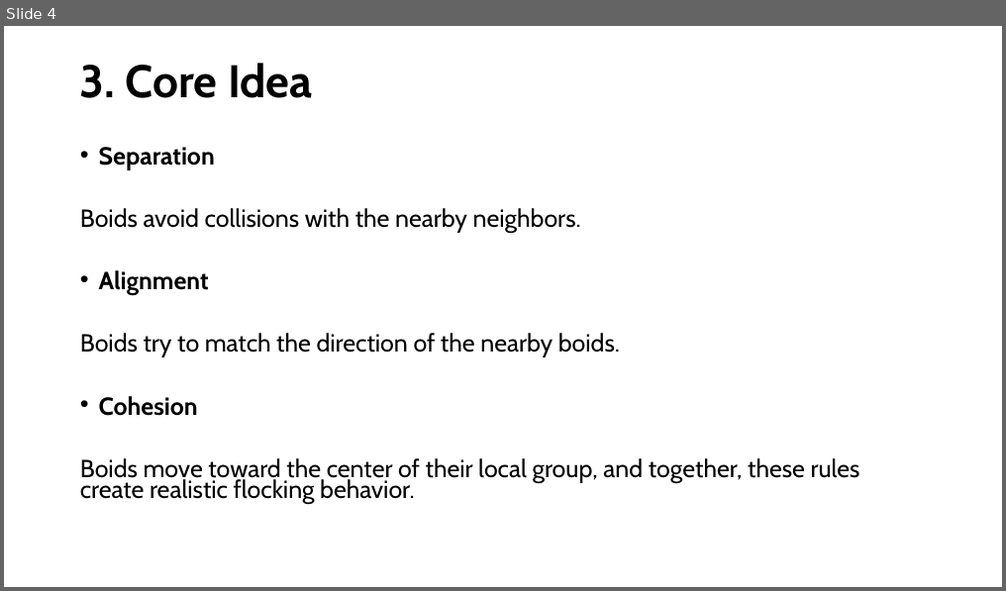
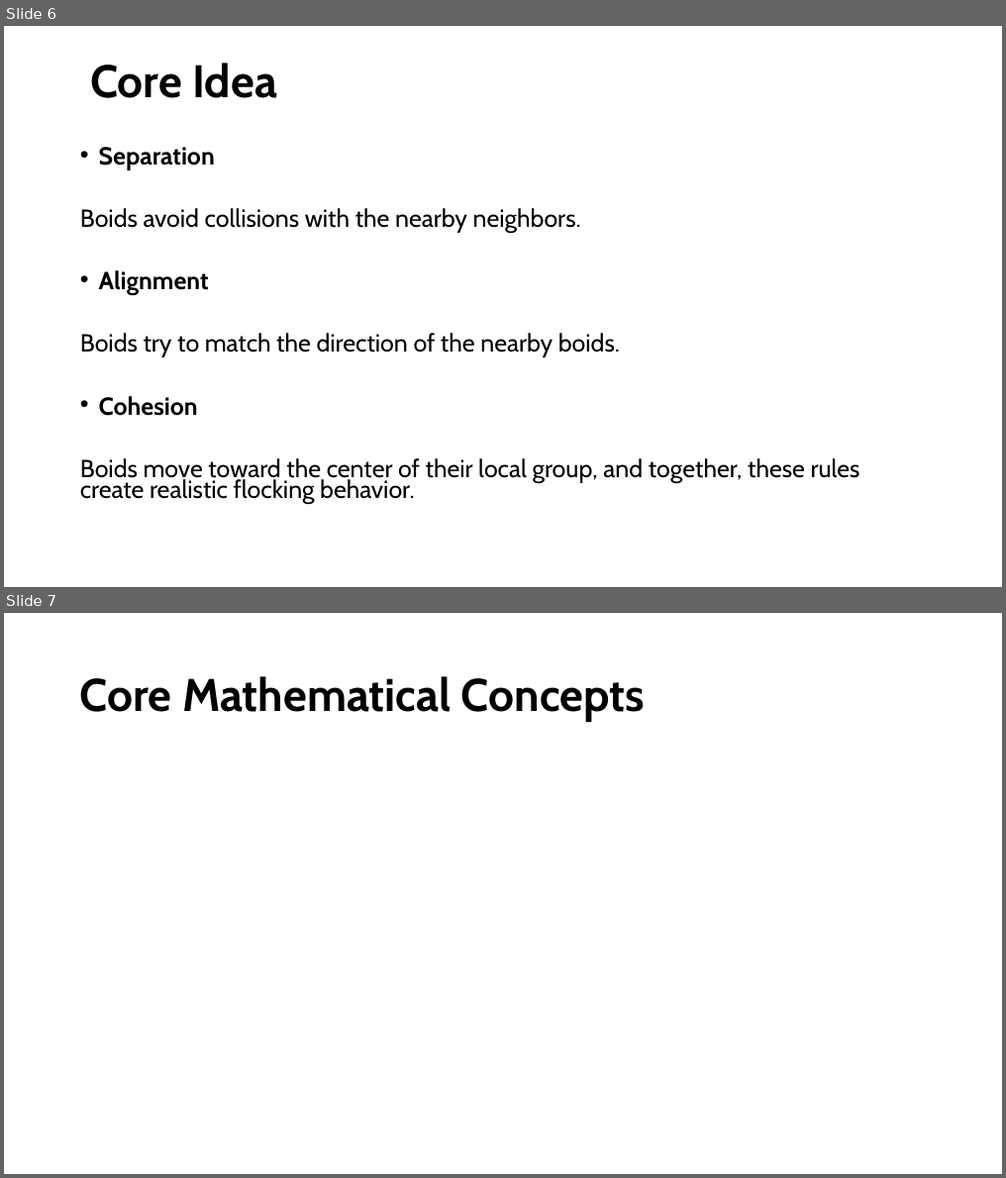
Before and after one commit to richardsalnikov-lang/Flcoking, a slide deck: FlockingRichard.pptm. Shown one above the other, each under a label of ours: slide 4 before the commit, slides 6 and 7 after it. The pictures are 1006x591 and 1006x1178 pixels, drawn with LibreOffice and Linux fonts; fonts in the diff are those of the drawing; grey boxes stand for pictures. Boxes give left, top, right and bottom in pixels: in the first picture for what was removed or moved away, otherwise in the second. Text is boxed around its words. In the diff, an @@ line names an element or a change of style, - is before the commit and + after.

```diff
--- a/FlockingRichard.pptm
+++ b/FlockingRichard.pptm
@@ slide 7 added at (4, 613, 1002, 1174), background #FFFFFF @@
@@ title added at (80, 676, 645, 722), 44 pt, text #000000, bold @@
+Core Mathematical Concepts
@@ what was slide 4 is now slide 6 @@
@@ slide 6 changed as well @@
@@ title at (90, 63, 277, 98): text changed @@
-3. Core Idea
+Core Idea
```
Also in this commit, not shown: 6 other slides changed, 11 other slides added.
